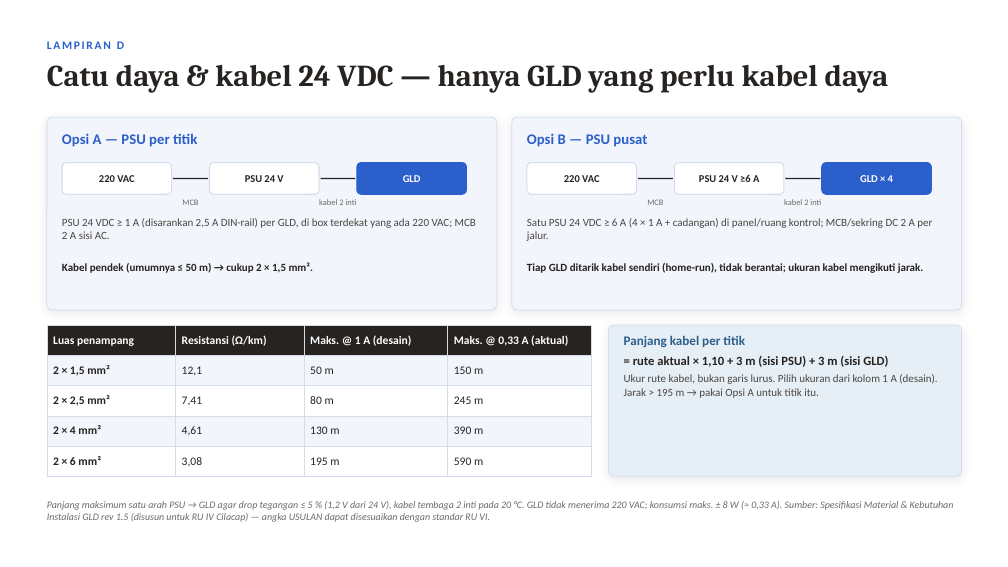
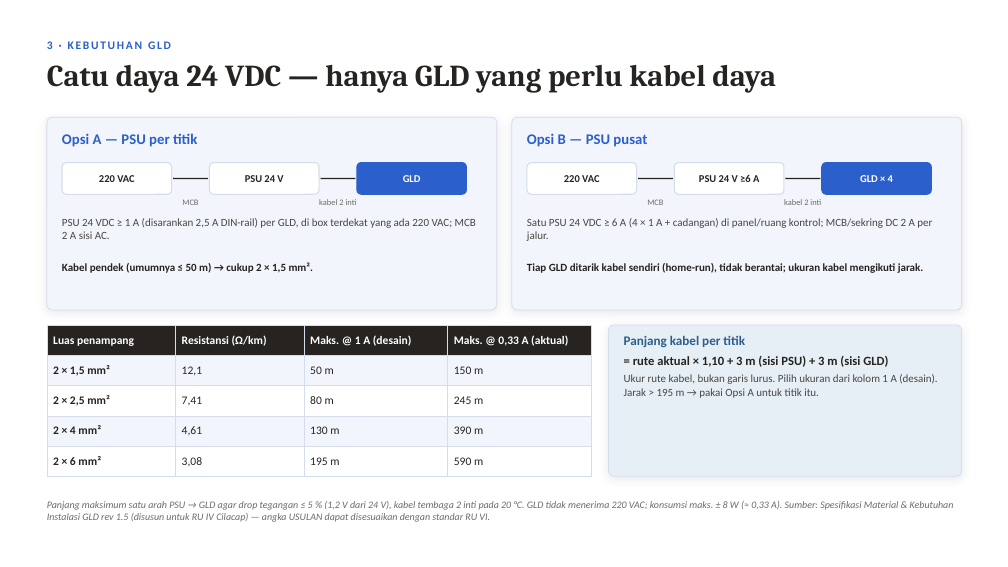
Before and after one commit to RavellerH/GLD-V2-Report-2026, a slide deck: slide 17 of Deliverables/Presentasi_Koordinasi_Implementasi_GLD_RU-VI_Balongan_13November2026.pptx (slide 22 before the commit). Drawn at 1008x567 pixels with LibreOffice and Linux fonts; fonts in the diff are those of the drawing. Boxes give left, top, right and bottom in pixels: in the first picture for what was removed or moved away, otherwise in the second. Text is boxed around its words. In the diff, an @@ line names an element or a change of style, - is before the commit and + after.

```diff
--- a/Deliverables/Presentasi_Koordinasi_Implementasi_GLD_RU-VI_Balongan_13November2026.pptx
+++ b/Deliverables/Presentasi_Koordinasi_Implementasi_GLD_RU-VI_Balongan_13November2026.pptx
@@ text at box(47, 41, 171, 49): text changed @@
-LAMPIRAN D
+3 · KEBUTUHAN GLD
@@ text at box(47, 65, 776, 93): text changed @@
-Catu daya & kabel 24 VDC — hanya GLD yang perlu kabel daya
+Catu daya 24 VDC — hanya GLD yang perlu kabel daya
```
Also in this commit, not shown: 18 other slides changed, 14 slides added, 5 slides removed, 16 other files.
